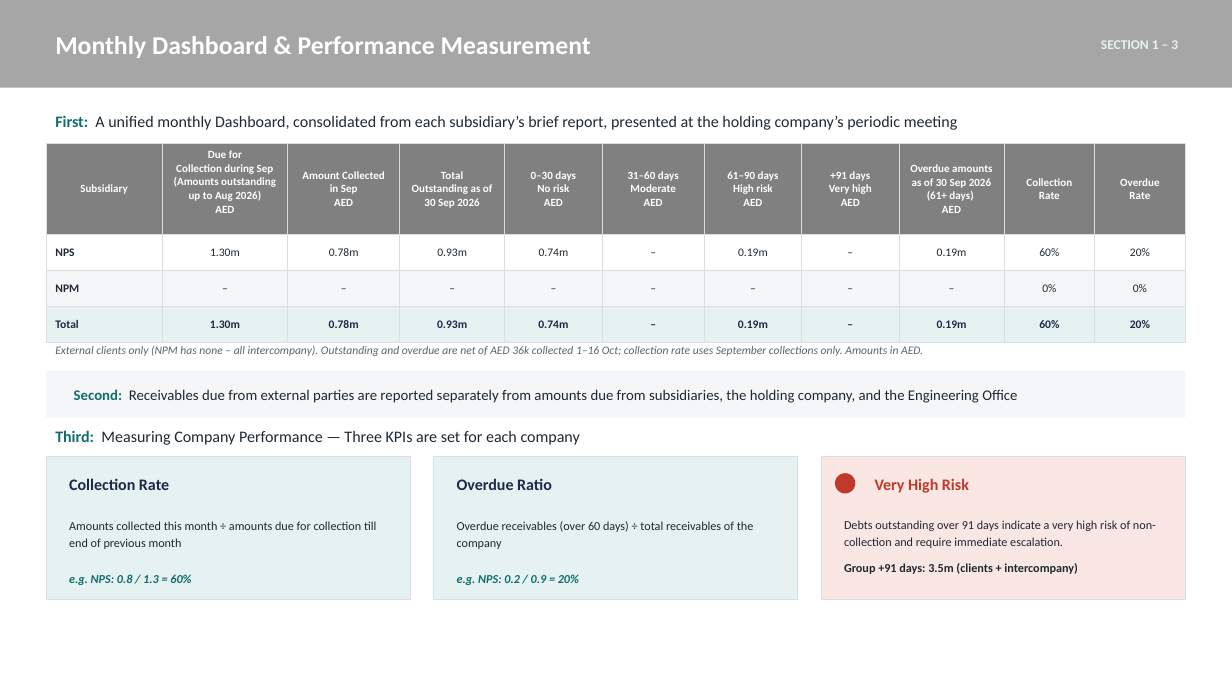
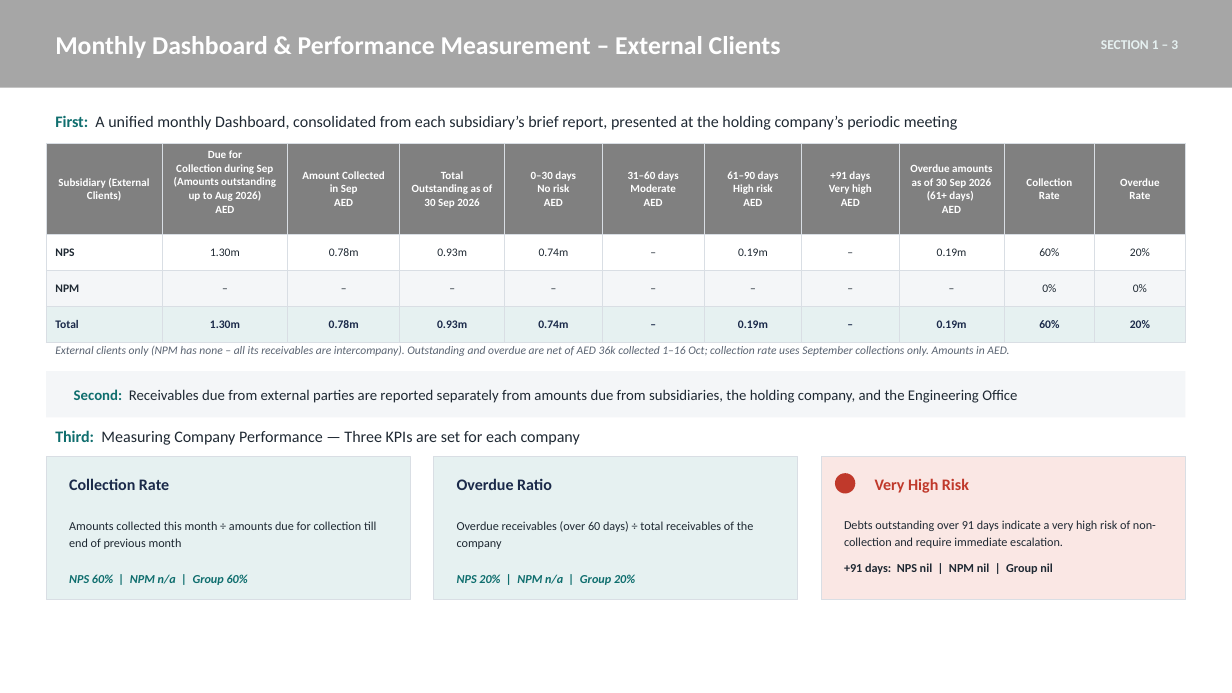
Before and after one commit to khairy147-png/nps-budget, a slide deck: slide 2 of Receivables_Collection_English_V4_filled.pptx. Drawn at 1232x693 pixels with LibreOffice and Linux fonts; fonts in the diff are those of the drawing. Boxes give left, top, right and bottom in pixels: in the first picture for what was removed or moved away, otherwise in the second. Text is boxed around its words. In the diff, an @@ line names an element or a change of style, - is before the commit and + after.

```diff
--- a/Receivables_Collection_English_V4_filled.pptx
+++ b/Receivables_Collection_English_V4_filled.pptx
@@ text at (55, 36, 781, 58): text changed @@
-Monthly Dashboard & Performance Measurement
+Monthly Dashboard & Performance Measurement – External Clients
@@ table at (46, 143, 1186, 340) @@
-row 1, column 1: Subsidiary
+row 1, column 1: Subsidiary (External Clients)
@@ text at (55, 346, 1009, 356): text changed @@
-External clients only (NPM has none – all intercompany). Outstanding and overdue are net of AED 36k collected 1–16 Oct; collection rate uses September collections only. Amounts in AED.
+External clients only (NPM has none – all its receivables are intercompany). Outstanding and overdue are net of AED 36k collected 1–16 Oct; collection rate uses September collections only. Amounts in AED.
@@ text at (844, 563, 1052, 574): text changed @@
-Group +91 days: 3.5m (clients + intercompany)
++91 days: NPS nil | NPM nil | Group nil
@@ text at (69, 574, 248, 585): text changed @@
-e.g. NPS: 0.8 / 1.3 = 60%
+NPS 60% | NPM n/a | Group 60%
@@ text at (457, 574, 635, 585): text changed @@
-e.g. NPS: 0.2 / 0.9 = 20%
+NPS 20% | NPM n/a | Group 20%
```
Also in this commit, not shown: 1 other slide changed, 2 slides added, 1 other file.
